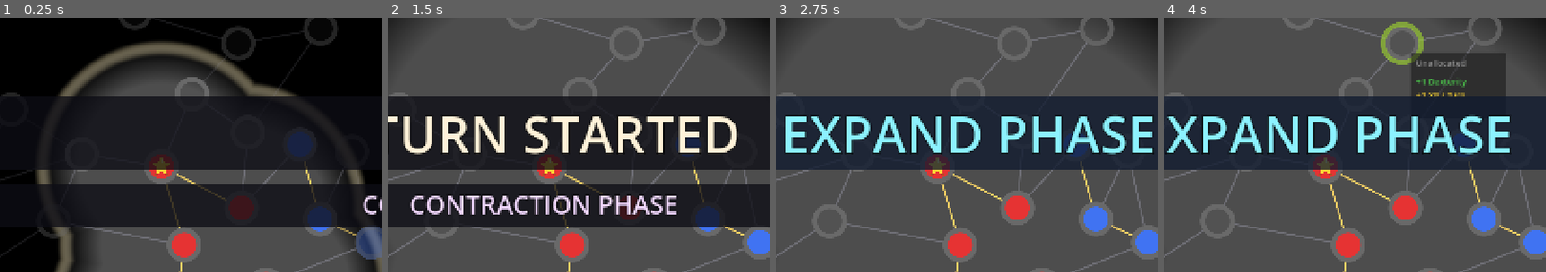
Above: before the commit, frames 1-4 (left to right).
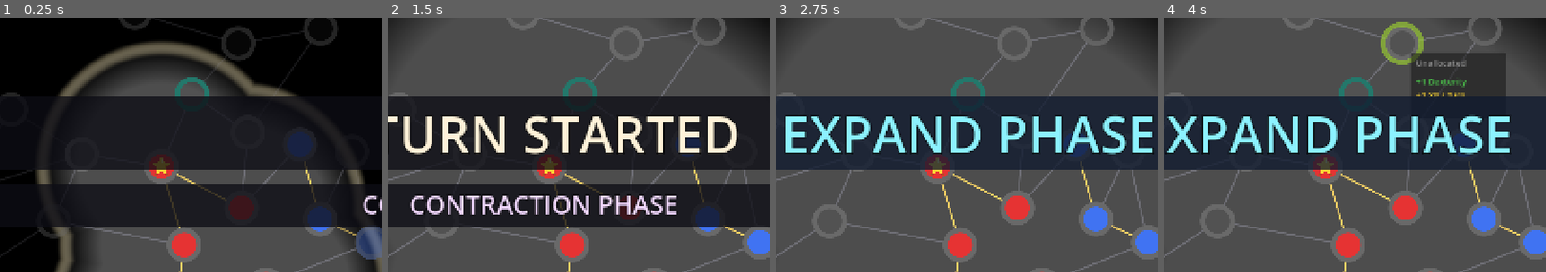
Above: after the commit, the same moments.

Repository: Koaieus/skill-tree-of-life
Game: Godot game, scene res://scenes/dev_sandbox.tscn
Same seed, same stepped clock (60 frames per second), same inputs: the game is played once before the commit and once after it.
Inputs (mouse positions are % of the whole screen's width and height, from its top left):
- Up to frame 1 (0.25 s): no input
- Up to frame 2 (1.5 s): click "Start Expand" at 0.5 s; click "Start Expand" at 1.25 s
- Up to frame 3 (2.75 s): click "Start Battle" at 2 s
- Up to frame 4 (4 s): click "Start Battle" at 2.75 s; tap Enter at 3.5 s; drag from (50, 50) to (60, 26) at 3.52 s
The pictures show only the part of the screen within x 29-79%, y 21-71%; the shares and areas given below are measured in that part.

The runs differ from the first frame. In frame 1, 0.3% of the frame differs, in the area x 45-55%, y 23-31%; in frame 2, 0.3%; in frame 3, 0.3%; in frame 4, 0.3%.

Commit message:
chore: dev_sandbox modulate/base_type_color drift + drop has_method guard
- dev_sandbox: edge/node modulate fades + Up.base_type_color from editor
  authoring; FogOverlay.enabled drops to default (was explicit true).
- FloatingNumberLayer._spawn_at_core: drop has_method("play_hit_flash")
  guard — core is typed SkillNode and the method is public on it.

Co-Authored-By: Claude Opus 4.7 <noreply@anthropic.com>

Diff:
--- a/scenes/dev_sandbox.tscn
+++ b/scenes/dev_sandbox.tscn
@@ -584,7 +584,6 @@
 
 [node name="FogOverlay" parent="Graph" unique_id=295980468 node_paths=PackedStringArray("vision_system") instance=ExtResource("41_fog")]
 z_index = 1000
-enabled = true
 vision_system = NodePath("../../Systems/VisionSystem")
 falloff = 0.3
 bounds = Rect2(-3000, -2250, 6000, 4500)
@@ -695,6 +694,7 @@
 to = NodePath("../../Nodes/Enemy_W")
 
 [node name="Edge_EnemyCore_EnemyN" type="Node2D" parent="Graph/Edges" unique_id=8800109 node_paths=PackedStringArray("from", "to")]
+modulate = Color(1, 1, 1, 0.48904088)
 script = ExtResource("4_edge")
 from = NodePath("../../Nodes/Enemy_Core")
 to = NodePath("../../Nodes/Enemy_N")
@@ -705,6 +705,7 @@
 to = NodePath("../../Nodes/Enemy_E")
 
 [node name="Edge_EnemyCore_EnemyS" type="Node2D" parent="Graph/Edges" unique_id=8800111 node_paths=PackedStringArray("from", "to")]
+modulate = Color(1, 1, 1, 0.67547023)
 script = ExtResource("4_edge")
 from = NodePath("../../Nodes/Enemy_Core")
 to = NodePath("../../Nodes/Enemy_S")
@@ -730,6 +731,7 @@
 to = NodePath("../../Nodes/Watchtower")
 
 [node name="Edge_UpOut_Watchtower" type="Node2D" parent="Graph/Edges" unique_id=9000102 node_paths=PackedStringArray("from", "to")]
+modulate = Color(1, 1, 1, 0.56919986)
 script = ExtResource("4_edge")
 from = NodePath("../../Nodes/Up_Out")
 to = NodePath("../../Nodes/Watchtower")
@@ -750,11 +752,13 @@
 to = NodePath("../../Nodes/Library")
 
 [node name="Edge_LeftOut_Library" type="Node2D" parent="Graph/Edges" unique_id=9000106 node_paths=PackedStringArray("from", "to")]
+modulate = Color(1, 1, 1, 0.5606428)
 script = ExtResource("4_edge")
 from = NodePath("../../Nodes/Left_Out")
 to = NodePath("../../Nodes/Library")
 
 [node name="Edge_SW_Forge" type="Node2D" parent="Graph/Edges" unique_id=9000107 node_paths=PackedStringArray("from", "to")]
+modulate = Color(1, 1, 1, 0.7059601)
 script = ExtResource("4_edge")
 from = NodePath("../../Nodes/SW")
 to = NodePath("../../Nodes/Forge")
@@ -788,6 +792,7 @@
 [node name="Up" parent="Graph/Nodes" unique_id=1730649151 instance=ExtResource("9_skill")]
 position = Vector2(58, -136)
 modifiers = Array[ExtResource("2_mod")]([SubResource("mod_dex_2")])
+base_type_color = Color(0.13917014, 0.4724126, 0.4210909, 1)
 
 [node name="Right" parent="Graph/Nodes" unique_id=1699135446 node_paths=PackedStringArray("owned_by") instance=ExtResource("9_skill")]
 position = Vector2(151, 78)
@@ -822,6 +827,7 @@
 modifiers = Array[ExtResource("2_mod")]([SubResource("mod_xp_2")])
 
 [node name="Left_Out" parent="Graph/Nodes" unique_id=8800202 instance=ExtResource("9_skill")]
+modulate = Color(1, 1, 1, 0.81206286)
 position = Vector2(-283, -107)
 modifiers = Array[ExtResource("2_mod")]([SubResource("mod_per_2")])
 
@@ -840,10 +846,12 @@
 modifiers = Array[ExtResource("2_mod")]([SubResource("mod_hp_5")])
 
 [node name="Enemy_Core" parent="Graph/Nodes" unique_id=8800206 node_paths=PackedStringArray("owned_by") instance=ExtResource("9_skill")]
+modulate = Color(1, 1, 1, 0.4987747)
 position = Vector2(507, 83)
 owned_by = NodePath("../../Entities/Enemy")
 
 [node name="Enemy_N" parent="Graph/Nodes" unique_id=8800207 node_paths=PackedStringArray("owned_by") instance=ExtResource("9_skill")]
+modulate = Color(1, 1, 1, 0.50145876)
 position = Vector2(467, -47)
 owned_by = NodePath("../../Entities/Enemy")
 
@@ -853,6 +861,7 @@
 owned_by = NodePath("../../Entities/Enemy")
 
 [node name="Enemy_S" parent="Graph/Nodes" unique_id=8800209 node_paths=PackedStringArray("owned_by") instance=ExtResource("9_skill")]
+modulate = Color(1, 1, 1, 0.7486562)
 position = Vector2(507, 213)
 owned_by = NodePath("../../Entities/Enemy")
 
@@ -861,10 +870,12 @@
 owned_by = NodePath("../../Entities/Enemy")
 
 [node name="Watchtower" parent="Graph/Nodes" unique_id=9000001 instance=ExtResource("9_skill")]
+modulate = Color(1, 1, 1, 0.3)
 position = Vector2(300, -260)
 modifiers = Array[ExtResource("2_mod")]([SubResource("mod_vision_100"), SubResource("mod_hp_3")])
 
 [node name="Juggler" parent="Graph/Nodes" unique_id=9000002 instance=ExtResource("9_skill")]
+modulate = Color(1, 1, 1, 0.8810102)
 position = Vector2(-50, -290)
 modifiers = Array[ExtResource("2_mod")]([SubResource("mod_dex_3")])
 
@@ -874,10 +885,12 @@
 modifiers = Array[ExtResource("2_mod")]([SubResource("mod_sensor_1"), SubResource("mod_per_1")])
 
 [node name="Library" parent="Graph/Nodes" unique_id=9000004 instance=ExtResource("9_skill")]
+modulate = Color(1, 1, 1, 0.3)
 position = Vector2(-380, 50)
 modifiers = Array[ExtResource("2_mod")]([SubResource("mod_int_3"), SubResource("mod_wis_2")])
 
 [node name="Forge" parent="Graph/Nodes" unique_id=9000005 instance=ExtResource("9_skill")]
+modulate = Color(1, 1, 1, 0.3)
 position = Vector2(-350, 200)
 modifiers = Array[ExtResource("2_mod")]([SubResource("mod_str_1"), SubResource("mod_hp_3")])
 
--- a/ui/floating_number_layer/floating_number_layer.gd
+++ b/ui/floating_number_layer/floating_number_layer.gd
@@ -88,8 +88,7 @@
 		return
 	# Flash the core itself so the number isn't the only signal — wound feels
 	# like an event happening to the core, not just a number popping up nearby.
-	if core.has_method("play_hit_flash"):
-		core.call("play_hit_flash")
+	core.play_hit_flash()
 	spawn(core.global_position, text, color)
 
 
